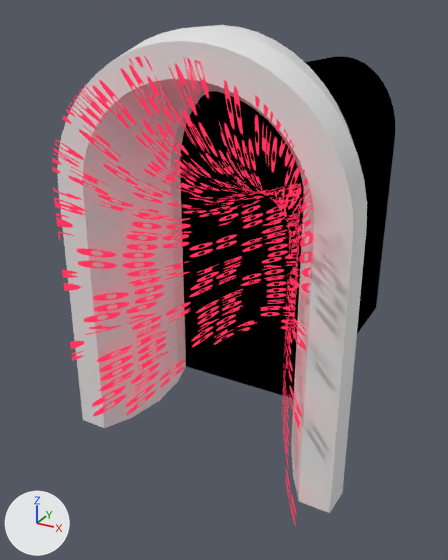
What one commit did to the Blender file src/portal.blend.
The view is the same before and after, from a 50 mm camera at (5.64, -10.04, 8.06) aimed at (-0.73, 1.53, 2.27). Lighting does not change. The marker at lower left points along +X, +Y and +Z.
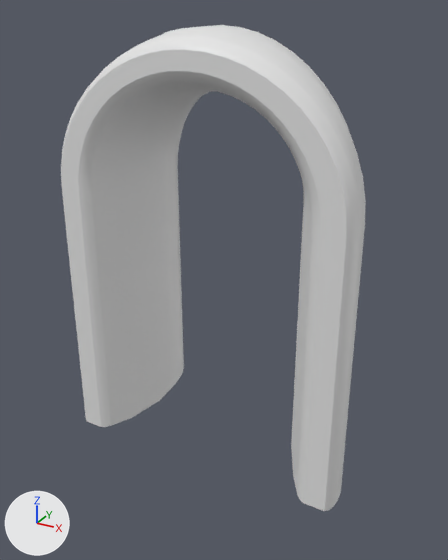
What changed in the scene script:
```text
Change ob_torus:
    add _m = ob_torus.modifiers.new('Bevel', 'BEVEL')
    add _m.segments = 2
Change ob_torus_001:
    add ob_torus_001.hide_set(True)
Change ob_torus_002:
    add ob_torus_002.hide_set(True)
```

Boxes (x1, y1, x2, y2) around the edits, measured in the pictures (448 x 560 px):
'Torus', modifiers changed: before (57, 25, 367, 513); after (61, 25, 366, 511)
'Torus.002', hidden: before (180, 56, 395, 399)
'Torus.001', hidden: before (52, 56, 313, 526)
